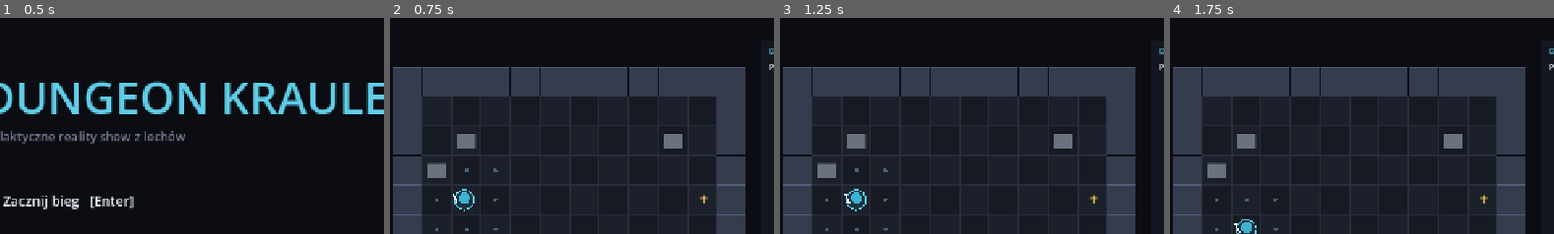
Above: before the commit, frames 1-4 (left to right).
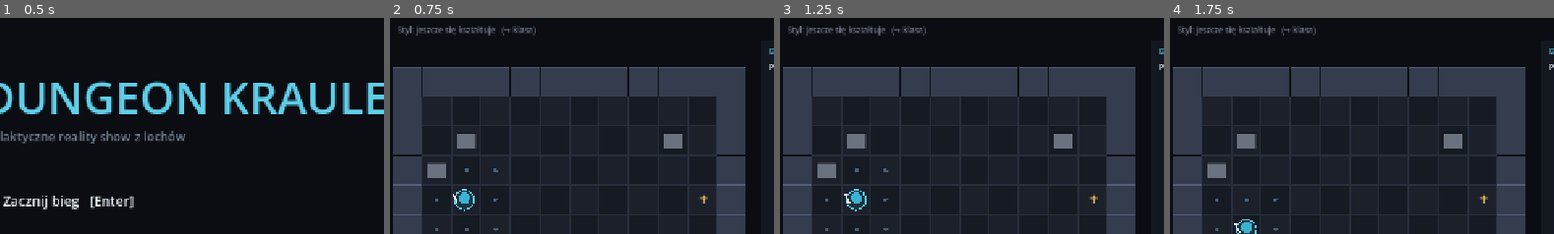
Above: after the commit, the same moments.

Repository: misiumen/crawlergame
Game: Godot game, scene res://scenes/Slice.tscn
Two runs of this game, one before a commit and one after it. Both use one fixed random seed, a clock stepped at 60 frames per second and the inputs below.
Inputs (mouse positions are % of the whole screen's width and height, from its top left):
- Up to frame 1 (0.5 s): no input
- Up to frame 2 (0.75 s): tap Enter at 0.5 s; move the mouse to (72, 44) at 0.52 s; hold Right from 0.53 s (still down); tap N at 0.6 s; click (72, 44) at 0.67 s
- Up to frame 3 (1.25 s): keep holding Right; tap Space at 0.77 s
- Up to frame 4 (1.75 s): tap Space at 1.25, 1.52 s; move the mouse to (28, 54) at 1.27 s; release Right at 1.28 s; hold Down from 1.28 s (still down); tap Enter at 1.35 s
The pictures show only the part of the screen within x 14-64%, y 9-59%; the shares and areas given below are measured in that part.

Frame 1 is identical in both runs. In frame 2, 0.7% of the frame differs, in the area x 2-38%, y 3-9%; in frame 3, 0.7%; in frame 4, 0.7%.

Commit message:
Make classes + sponsor gifts feel EARNED, not random (legibility + de-RNG)
Both systems happened TO the player with no visible cause. Fixed by surfacing the
buildup and removing the actual randomness.

CLASSES:
- Removed the literal 20% "wildcard" that swapped in a class unrelated to your
  play. suggest_classes is now deterministic best-fit.
- should_offer always requires a genuine TOP style (no more forced offer that
  ignored dominance); a tied generalist is no longer offered a random class.
- HUD now shows your building "Styl: walka 12 · rzemiosło 5" before you have a
  class, so the offer is the visible payoff. The offer modal explains each pick
  ("Pasuje, bo: walka 12 · przetrwanie 3") via Classes.fit_reason.

LOOTBOXES / SPONSORS:
- Sponsor attention was invisible until a box dropped. Now the first time a
  sponsor warms to you it says so + what it likes ("X zaczyna cię obserwować
  (lubi: kill_lethal, ...)"), so the gift later reads as earned. Throttled to
  once per sponsor.
- Sponsor HUD shows attention + progress to the next gift ("NovaChem zachwycony
  7->10 box"), so you SEE the box coming.

416 GUT checks (test_classes updated for the new offer rules + helpers). Boots
clean; exe rebuilt.

Co-Authored-By: Claude Opus 4.8 (1M context) <noreply@anthropic.com>

Diff:
--- a/dungeon-kraulem-godot/scenes/BoardView.gd
+++ b/dungeon-kraulem-godot/scenes/BoardView.gd
@@ -57,6 +57,7 @@
 var _title := true                   # title screen shown before a run starts
 var _click_zones: Array = []         # per-frame clickable UI rects (rebuilt in _draw)
 var _mouse: Vector2 = Vector2.ZERO   # last known mouse position (for hover)
+var _sponsor_noticed: Dictionary = {} # sponsors whose "took interest" line already fired
 
 func _ready() -> void:
 	_font = ThemeDB.fallback_font
@@ -69,6 +70,7 @@
 
 func _build() -> void:
 	_title = false
+	_sponsor_noticed.clear()
 	var content := _content_bundle()
 	_narr_rng.seed = 9001
 	# Resume from a checkpoint if one exists.
@@ -372,6 +374,25 @@
 
 func _hover(r: Rect2) -> bool:
 	return r.has_point(_mouse)
+
+## Surface a sponsor's shifting attention (throttled): the first time one warms to
+## you, say so + what it likes — so the gift box later reads as EARNED, not random.
+func _sponsor_reaction(e: Dictionary) -> void:
+	var key: String = e.get("key", "")
+	var val: int = int(e.get("val", 0))
+	var prev: int = val - int(e.get("delta", 0))
+	if prev < 1 and val >= 1 and not _sponsor_noticed.has(key):
+		_sponsor_noticed[key] = true
+		var nm: String = e.get("name", key)
+		_add_floater(sim.player_id, nm + " patrzy", COL_PURPLE)
+		var likes := floor.sponsors.likes_summary(key)
+		if likes != "":
+			_log_push("%s zaczyna cię obserwować (lubi: %s)." % [nm, likes])
+		else:
+			_log_push("%s zaczyna cię obserwować." % nm)
+	elif prev > -3 and val <= -3 and not _sponsor_noticed.has("h_" + key):
+		_sponsor_noticed["h_" + key] = true
+		_log_push("%s ma cię na oku — i nie w dobrym sensie." % e.get("name", key))
 
 func _dispatch_zone(z: Dictionary) -> void:
 	var i: int = int(z.get("i", 0))
@@ -749,6 +770,8 @@
 			"audience_change":
 				if e.get("crossed", false):
 					_log_push("Widownia — %s!" % e.get("band", "").to_upper())
+			"sponsor_attention":
+				_sponsor_reaction(e)
 			"sponsor_gift":
 				_log_push("%s zauważył cię. Paczka!" % e.get("name", "Sponsor"))
 			"combat_end":
@@ -1131,7 +1154,8 @@
 	# INT stat
 	var int_str := "INT %d (+%d)" % [p.int_xp, p.int_mod()]
 	draw_string(_font, Vector2(40, 98), int_str, HORIZONTAL_ALIGNMENT_LEFT, -1, 13, COL_DIM)
-	# Class + active readiness
+	# Class + active readiness — or, before you have one, your building playstyle
+	# (so the eventual class offer is visibly EARNED, not a random pop-up).
 	if p.class_key != "":
 		var gate := ClassFeatures.can_use_active(p, floor.depth)
 		var ready := "gotowa" if bool(gate[0]) else "użyta"
@@ -1139,6 +1163,10 @@
 			ClassFeatures.active_name(p.class_key), ready]
 		var ccol := COL_AMBER if bool(gate[0]) else COL_DIM
 		draw_string(_font, Vector2(220, 98), cstr, HORIZONTAL_ALIGNMENT_LEFT, -1, 13, ccol)
+	else:
+		draw_string(_font, Vector2(220, 98),
+			"Styl: %s   (→ klasa)" % Classes.style_summary(p, 3),
+			HORIZONTAL_ALIGNMENT_LEFT, -1, 13, COL_DIM)
 	# Materials
 	var mats: Array = []
 	for k in sim.materials:
@@ -1172,8 +1200,11 @@
 			var parts2: Array = []
 			for skey in top:
 				var sdata := floor.sponsors.get_sponsor(skey)
-				parts2.append("%s: %s" % [sdata.get("name_fallback", skey).substr(0, 12),
-					floor.sponsors.mood(skey)])
+				var nm: String = sdata.get("name_fallback", skey).substr(0, 12)
+				var gp := floor.sponsors.gift_progress(skey)
+				# Show attention + progress to next gift, so you SEE the box coming.
+				var prog := "  %d→%d📦" % [int(gp[0]), int(gp[1])] if int(gp[1]) > 0 else "  (max)"
+				parts2.append("%s %s%s" % [nm, floor.sponsors.mood(skey), prog])
 			draw_string(_font, Vector2(40, 168), "Sponsorzy: " + " | ".join(parts2),
 				HORIZONTAL_ALIGNMENT_LEFT, -1, 12, COL_DIM)
 	# Target readout
@@ -1311,21 +1342,20 @@
 
 ## The Syndicate's class pitch: 3 candidates, pick with number keys.
 func _draw_class_offer() -> void:
-	var W := 980.0; var H := 420.0
+	var W := 980.0; var H := 500.0
 	var px := (1280 - W) / 2.0; var py := (720 - H) / 2.0
 	draw_rect(Rect2(px, py, W, H), Color(0.07, 0.08, 0.12, 0.98))
 	draw_rect(Rect2(px, py, W, H), COL_AMBER, false, 2.0)
 	draw_string(_font, Vector2(px + 20, py + 30), "SYNDYKAT MA PROPOZYCJĘ",
 		HORIZONTAL_ALIGNMENT_LEFT, -1, 22, COL_AMBER)
-	var tt := Classes.top_two(floor.player)
 	draw_string(_font, Vector2(px + 20, py + 54),
-		"Twój styl woła o tożsamość — dominuje: %s. Wybierz klasę:" %
-		Classes.affinity_label(tt[0]),
-		HORIZONTAL_ALIGNMENT_LEFT, -1, 14, COL_DIM)
+		"Tak grałeś: %s.  Te klasy pasują najlepiej — wybierz:" %
+		Classes.style_summary(floor.player, 3),
+		HORIZONTAL_ALIGNMENT_LEFT, W - 40, 14, COL_DIM)
 	var cy := py + 84.0
 	for i in _class_offer.size():
 		var key: String = _class_offer[i]
-		var box := Rect2(px + 16, cy, W - 32, 96)
+		var box := Rect2(px + 16, cy, W - 32, 118)
 		var hot := _hover(box)
 		draw_rect(box, Color(0.16, 0.14, 0.10, 0.95) if hot else Color(0.10, 0.12, 0.17, 0.9))
 		draw_rect(box, COL_AMBER if hot else COL_GRID, false, 2.0 if hot else 1.0)
@@ -1334,12 +1364,15 @@
 			HORIZONTAL_ALIGNMENT_LEFT, -1, 19, COL_BRIGHT)
 		draw_string(_font, Vector2(px + 28, cy + 48), Classes.desc_of(key),
 			HORIZONTAL_ALIGNMENT_LEFT, W - 80, 14, COL_DIM)
+		draw_string(_font, Vector2(px + 28, cy + 70),
+			"Pasuje, bo: %s" % Classes.fit_reason(floor.player, key),
+			HORIZONTAL_ALIGNMENT_LEFT, W - 80, 13, COL_GREEN)
 		var pas := _passive_summary(key)
-		draw_string(_font, Vector2(px + 28, cy + 70),
+		draw_string(_font, Vector2(px + 28, cy + 92),
 			"Pasywka: %s    Umiejętność: %s" % [pas, ClassFeatures.active_name(key)],
 			HORIZONTAL_ALIGNMENT_LEFT, W - 80, 13, COL_CYAN)
 		_zone(box, "class", i)
-		cy += 104.0
+		cy += 126.0
 
 func _passive_summary(key: String) -> String:
 	var parts: Array = []
--- a/dungeon-kraulem-godot/sim/classes.gd
+++ b/dungeon-kraulem-godot/sim/classes.gd
@@ -114,17 +114,41 @@
 	score += rng.randf() * 0.01   # break ties without changing ordering meaningfully
 	return score
 
-## Top-N class keys by fit, with a 20% chance the last pick is a wildcard
-## (discovery — you might be nudged toward a class you didn't grind for).
+## The N classes that best fit how you've actually played — deterministic, no
+## wildcard. Scored purely on your affinities, so the offer always reflects you.
 static func suggest_classes(player, n: int, rng: RandomNumberGenerator) -> Array:
 	var ranked: Array = CATALOG.keys()
 	ranked.sort_custom(func(a, b):
 		return class_score(player, a, rng) > class_score(player, b, rng))
-	var top: Array = ranked.slice(0, mini(n, ranked.size()))
-	if rng.randf() < 0.2 and ranked.size() > n:
-		var wild: String = ranked[rng.randi_range(n, ranked.size() - 1)]
-		top[top.size() - 1] = wild
-	return top
+	return ranked.slice(0, mini(n, ranked.size()))
+
+## The affinities a class draws on that you actually have points in, as a short
+## "walka 12 · przetrwanie 3" string — shown in the offer so the fit is legible.
+static func fit_reason(player, class_key: String) -> String:
+	var weights: Dictionary = CATALOG[class_key]["weights"]
+	var pairs: Array = []
+	for kind in weights:
+		var v: int = int(player.affinity.get(kind, 0))
+		if v > 0:
+			pairs.append([affinity_label(kind), v])
+	pairs.sort_custom(func(a, b): return a[1] > b[1])
+	var parts: Array = []
+	for p in pairs:
+		parts.append("%s %d" % [p[0], p[1]])
+	return " · ".join(parts) if not parts.is_empty() else "twój dotychczasowy styl"
+
+## Top playstyle affinities as a compact HUD string ("walka 12 · rzemiosło 5").
+static func style_summary(player, n: int = 3) -> String:
+	var pairs: Array = []
+	for k in player.affinity:
+		var v: int = int(player.affinity[k])
+		if v > 0:
+			pairs.append([affinity_label(k), v])
+	pairs.sort_custom(func(a, b): return a[1] > b[1])
+	var parts: Array = []
+	for i in mini(n, pairs.size()):
+		parts.append("%s %d" % [pairs[i][0], pairs[i][1]])
+	return " · ".join(parts) if not parts.is_empty() else "jeszcze się kształtuje"
 
 # ── Offer logic ───────────────────────────────────────────────────────────────
 
@@ -152,9 +176,13 @@
 	var total := total_affinity(player)
 	var tt := top_two(player)
 	var top: int = tt[1]; var second: int = tt[2]
-	if total >= FORCED_TOTAL:
-		return true
-	return total >= EARNED_TOTAL and top >= EARNED_TOP and top >= 2 * second and turn >= EARNED_TURN
+	# Always require a genuine TOP style, so the offer reflects how you played —
+	# never a random pop-up. Clear dominance (2x runner-up) qualifies early; a mere
+	# lead qualifies only once you've invested a lot (so generalists still get
+	# their best-fit classes eventually, but it's still their actual top style).
+	if total < EARNED_TOTAL or turn < EARNED_TURN or top < EARNED_TOP:
+		return false
+	return top >= 2 * second or (total >= FORCED_TOTAL and top > second)
 
 # ── Assignment ────────────────────────────────────────────────────────────────
 
--- a/dungeon-kraulem-godot/sim/sponsors.gd
+++ b/dungeon-kraulem-godot/sim/sponsors.gd
@@ -71,6 +71,22 @@
 	if att >= -2: return "podejrzliwy"
 	if att >= -4: return "wkurzony"
 	return "wrogi"
+
+## Progress toward this sponsor's next gift: [current_attention, next_threshold].
+## next_threshold is 0 once both gifts have been sent (nothing left to earn).
+func gift_progress(key: String) -> Array:
+	var att := get_attention(key)
+	if not flags.get("gift1_" + key, false):
+		return [att, GIFT_THRESHOLD_FIRST]
+	if not flags.get("gift2_" + key, false):
+		return [att, GIFT_THRESHOLD_SECOND]
+	return [att, 0]
+
+## What this sponsor likes (comma list) — for showing WHY it watches you.
+func likes_summary(key: String) -> String:
+	var sd := get_sponsor(key)
+	var likes: Variant = sd.get("likes_tags", [])
+	return ", ".join(likes) if likes is Array else ""
 
 # ── Tag routing ───────────────────────────────────────────────────────────────
 
--- a/dungeon-kraulem-godot/tests/test_classes.gd
+++ b/dungeon-kraulem-godot/tests/test_classes.gd
@@ -36,6 +36,11 @@
 	var top3 := Classes.suggest_classes(p, 3, rng)
 	_ck(top3.size() == 3, "suggest_classes returns 3 candidates")
 	_ck("bruiser" in top3, "melee build's top suggestions include bruiser")
+	# deterministic best-fit (no wildcard): same player -> same ranking, top is bruiser
+	_ck(Classes.suggest_classes(p, 3, rng)[0] == "bruiser", "top suggestion is the best fit, every time")
+	# legibility helpers
+	_ck(Classes.style_summary(p, 2).begins_with("walka wręcz 9"), "style_summary leads with your top affinity")
+	_ck(Classes.fit_reason(p, "bruiser").contains("walka wręcz 9"), "fit_reason explains why a class fits")
 
 	# --- offer thresholds ---
 	var q := _make_player()
@@ -43,9 +48,15 @@
 	_ck(not Classes.should_offer(q, 1, 20), "weak/spread affinity does not trigger an offer")
 	q.affinity = {"melee": 9, "tech": 1}
 	_ck(Classes.should_offer(q, 1, 10), "dominant melee (9 vs 1, total 10) past turn 8 triggers an offer")
+	# A heavily-invested run with a lead (not 2x) still offers — but only past the
+	# turn gate, and only when there's a genuine TOP style.
 	var r := _make_player()
-	r.affinity = {"melee": 6, "tech": 5, "survival": 5}   # total 16, no dominance
-	_ck(Classes.should_offer(r, 1, 4), "high total (>=16) forces an offer even without dominance")
+	r.affinity = {"melee": 7, "tech": 5, "survival": 5}   # total 17, melee leads
+	_ck(not Classes.should_offer(r, 1, 4), "no offer before the turn gate even at high total")
+	_ck(Classes.should_offer(r, 1, 10), "high total + a clear lead offers past the turn gate")
+	var rg := _make_player()
+	rg.affinity = {"melee": 5, "tech": 5, "survival": 4}  # tied top — no real style
+	_ck(not Classes.should_offer(rg, 1, 12), "a tied generalist with no top style is NOT offered")
 	var s := _make_player()
 	s.class_key = "bruiser"
 	s.affinity = {"melee": 30}
